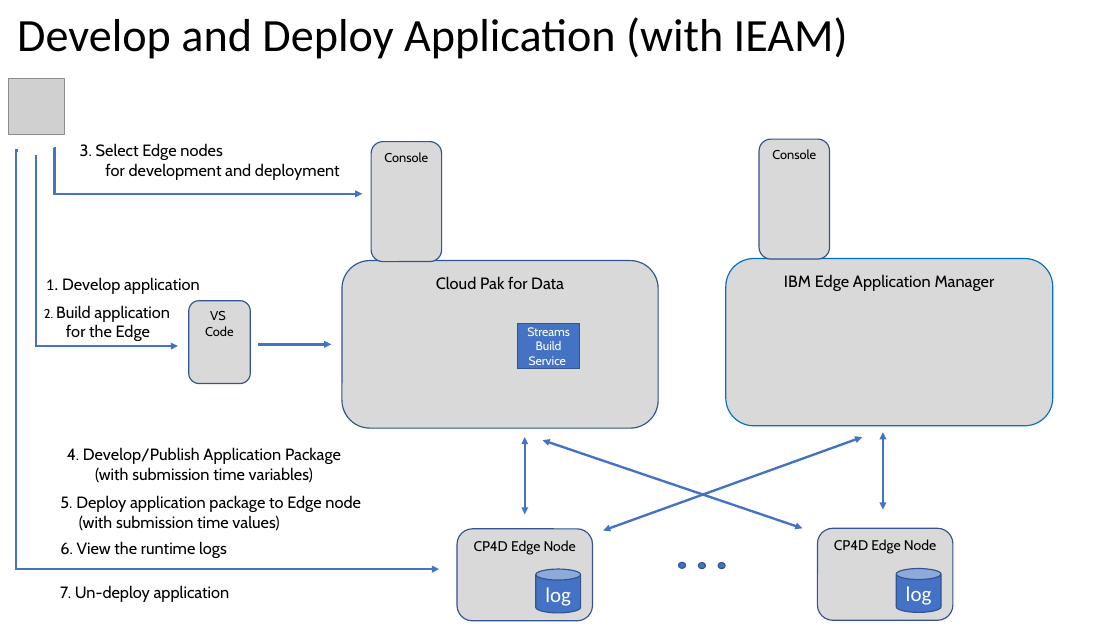
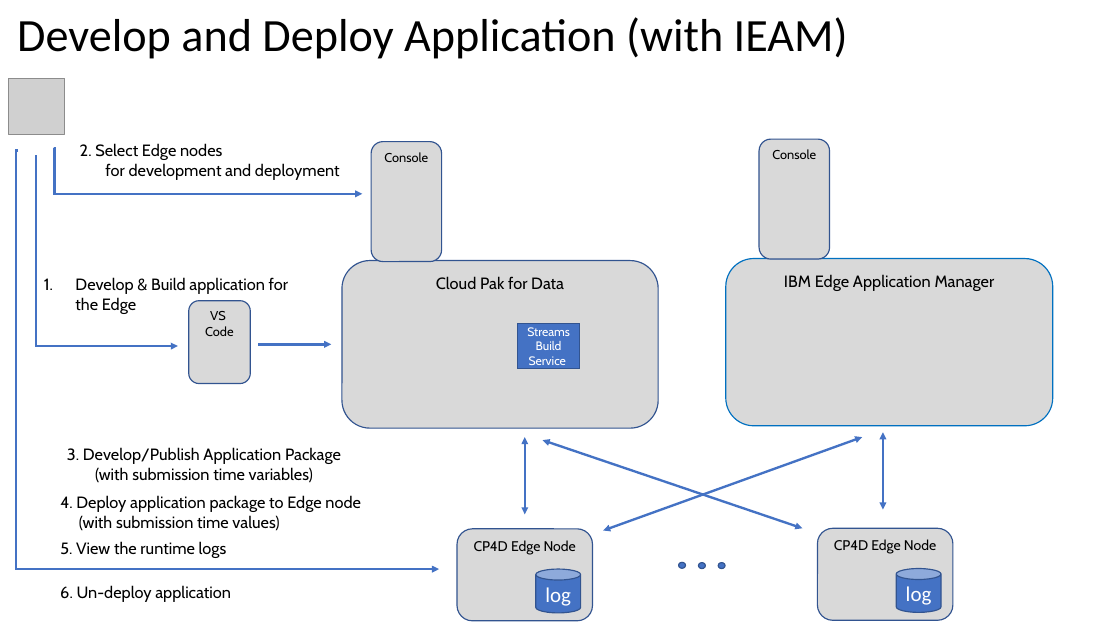
Before and after one commit to IBMStreams/sample.edge-app-control, a slide deck: slide 3 of images/Edge-samples-figures.pptx. Drawn at 1120x630 pixels with LibreOffice and Linux fonts; fonts in the diff are those of the drawing; grey boxes stand for pictures. Boxes give left, top, right and bottom in pixels: in the first picture for what was removed or moved away, otherwise in the second. Text is boxed around its words. In the diff, an @@ line names an element or a change of style, - is before the commit and + after.

```diff
--- a/images/Edge-samples-figures.pptx
+++ b/images/Edge-samples-figures.pptx
@@ text at (80, 143, 222, 160): text changed @@
-3. Select Edge nodes
+2. Select Edge nodes
@@ text at (75, 277, 289, 314): text changed @@
-1. Develop application
+1. Develop & Build application for the Edge
@@ text removed at (44, 305, 170, 341) @@
-2. Build application
-for the Edge
@@ text at (67, 447, 341, 464): text changed @@
-4. Develop/Publish Application Package
+3. Develop/Publish Application Package
@@ text at (60, 495, 361, 512): text changed @@
-5. Deploy application package to Edge node
+4. Deploy application package to Edge node
@@ text at (60, 541, 227, 558): text changed @@
-6. View the runtime logs
+5. View the runtime logs
@@ text at (60, 585, 231, 602): text changed @@
-7. Un-deploy application
+6. Un-deploy application
```
Also in this commit, not shown: 1 other slide changed, 4 other files.
